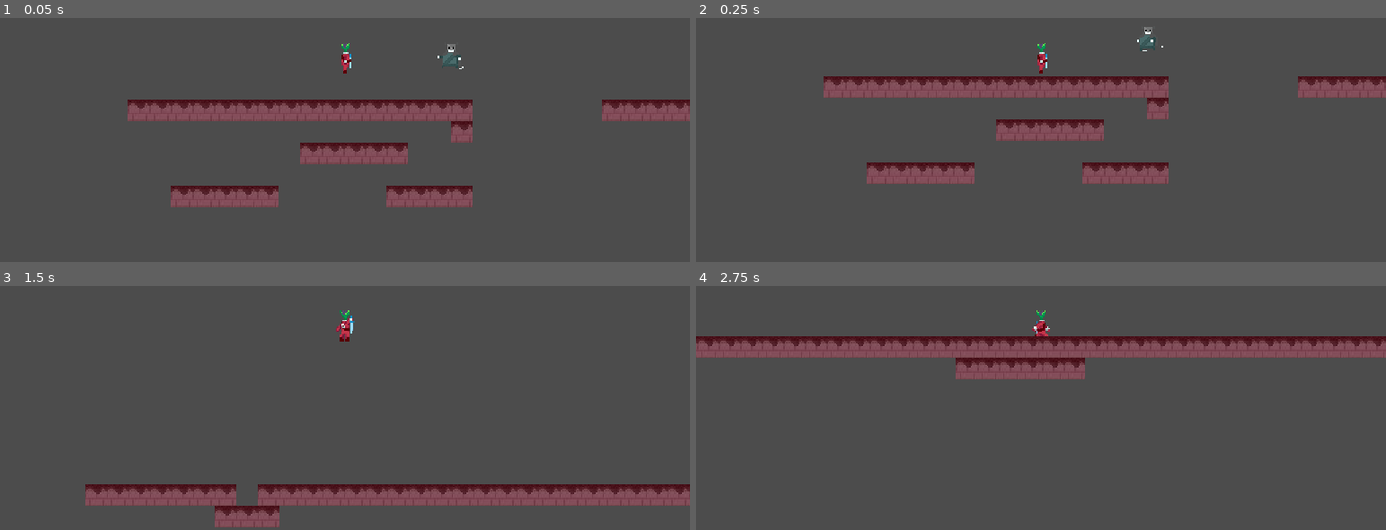
Above: before the commit, frames 1-4 (two rows, left to right).
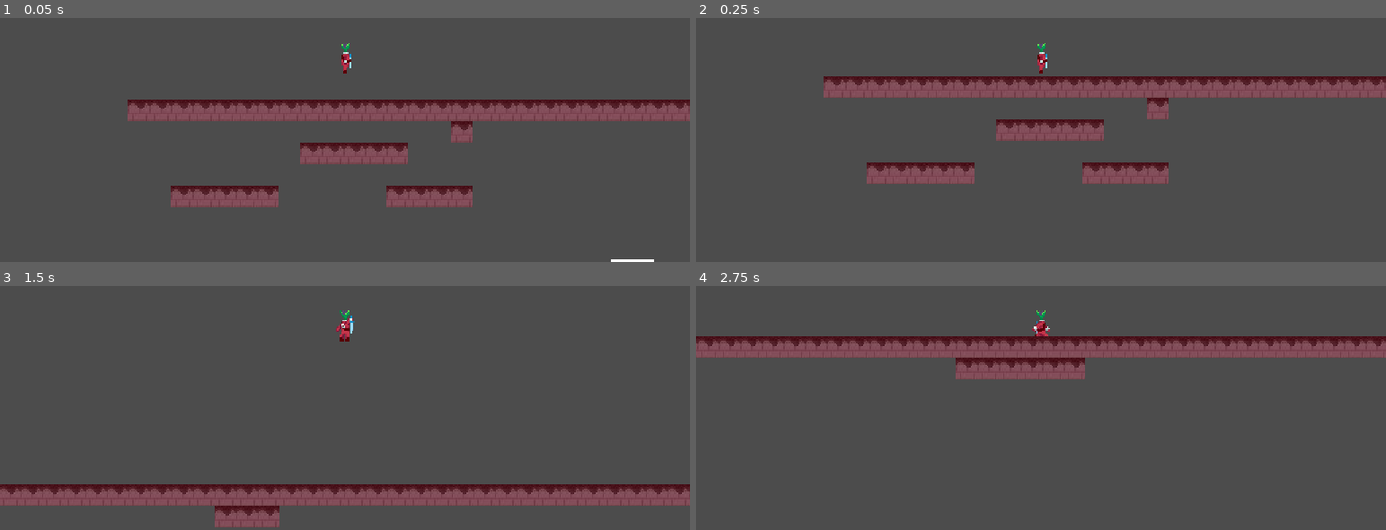
Above: after the commit, the same moments.

Repository: aayushrh/pikmin-Idea
Game: Godot game, scene res://World/Level.tscn
Same seed, same stepped clock (60 frames per second), same inputs: the game is played once before the commit and once after it.
Inputs (mouse positions are in pixels of both pictures, inside the frame that each line leads up to):
- Up to frame 1 (0.05 s): no input
- Up to frame 2 (0.25 s): no input
- Up to frame 3 (1.5 s): move the mouse to (496, 307) at 0.52 s; hold D (game_right) 0.53-1.28 s; tap Shift (dash) at 0.6 s; tap Space (jump) at 0.77 s; move the mouse to (207, 349) at 1.27 s; hold S (game_down) from 1.28 s (still down); click (207, 349) at 1.35 s
- Up to frame 4 (2.75 s): tap Space (jump) at 1.52 s; tap Shift (dash) at 1.55, 2.1 s; move the mouse to (outside the picture) at 2.02 s; release S (game_down) at 2.03 s; hold D (game_right) from 2.03 s (still down)

The runs differ from the first frame. In frame 1, 1.9% of the frame differs, in the area x 63-95%, y 10-100%; in frame 2, 1.8%; in frame 3, 1.4%; in frame 4, nothing differs.

Commit message:
Walking sprout

Diff:
--- a/Enemies/Enemy.tscn
+++ b/Enemies/Enemy.tscn
@@ -211,7 +211,7 @@
 position = Vector2( -52, -6 )
 frames = SubResource( 71 )
 animation = "idle"
-frame = 3
+frame = 2
 playing = true
 flip_h = true
 
--- /dev/null
+++ b/Enemies/Walking sprout.gd
@@ -0,0 +1,10 @@
+extends KinematicBody2D
+
+export(int) var speed = 1
+export(int) var direction = 1
+
+
+func _process(delta):
+	var input_vector = Vector2(400,13100)
+	input_vector.x *= speed * direction * delta
+	move_and_slide(input_vector)
--- /dev/null
+++ b/Enemies/Walking sprout.tscn
@@ -0,0 +1,21 @@
+[gd_scene load_steps=3 format=2]
+
+[ext_resource path="res://Enemies/Walking sprout.gd" type="Script" id=1]
+
+[sub_resource type="RectangleShape2D" id=1]
+extents = Vector2( 16, 16 )
+
+[node name="Walking sprout" type="KinematicBody2D"]
+script = ExtResource( 1 )
+
+[node name="ColorRect" type="ColorRect" parent="."]
+margin_right = 32.0
+margin_bottom = 32.0
+
+[node name="Area2D" type="Area2D" parent="."]
+collision_layer = 2
+collision_mask = 2
+
+[node name="CollisionShape2D" type="CollisionShape2D" parent="Area2D"]
+position = Vector2( 16, 16 )
+shape = SubResource( 1 )
--- a/Player.gd
+++ b/Player.gd
@@ -7,7 +7,7 @@
 export(int) var MAX_SPEED = 1000
 export(int) var DASH_SPEED = 2000
 export(float) var DASH_TIME = 1.5
-export(float) var DASH_COOLDOWN = 1
+export(float) var COYOTE_TIME = 1
 export(int) var GRAVITY = 9
 export(int) var JUMP = 350
 
@@ -65,7 +65,6 @@
 		playerState = "Dash"
 		can_dash = false
 		$DashTimer.start(DASH_TIME/100)
-		$DashCooldown.start(DASH_COOLDOWN)
 
 	if (abs(velocity.y) <= 0.1):
 		can_dash = true
@@ -106,6 +105,8 @@
 func _on_DashTimer_timeout():
 	playerState = "Move"
 
+func _on_CoyoteTime_timeout():
+	pass
 
 func _on_SwordTimer_timeout():
 	playerState = "Move"
--- a/Player/Player.tscn
+++ b/Player/Player.tscn
@@ -516,7 +516,7 @@
 rotation = 1.62567
 shape = SubResource( 23 )
 
-[node name="DashCooldown" type="Timer" parent="."]
+[node name="CoyoteTime" type="Timer" parent="."]
 one_shot = true
 
 [node name="Pivot" type="Position2D" parent="."]
@@ -533,5 +533,5 @@
 
 [connection signal="timeout" from="DashTimer" to="." method="_on_DashTimer_timeout"]
 [connection signal="animation_finished" from="AnimationPlayer" to="." method="_on_AnimationPlayer_animation_finished"]
-[connection signal="timeout" from="DashCooldown" to="." method="_on_DashCooldown_timeout"]
+[connection signal="timeout" from="CoyoteTime" to="." method="_on_DashCooldown_timeout"]
 [connection signal="timeout" from="SwordTimer" to="." method="_on_SwordTimer_timeout"]
--- a/World/Level.tscn
+++ b/World/Level.tscn
@@ -3,7 +3,7 @@
 [ext_resource path="res://Player/Player.tscn" type="PackedScene" id=1]
 [ext_resource path="res://World/TileSet.tres" type="TileSet" id=2]
 [ext_resource path="res://World/Camera2D.gd" type="Script" id=3]
-[ext_resource path="res://Enemies/Enemy.tscn" type="PackedScene" id=4]
+[ext_resource path="res://Enemies/Walking sprout.tscn" type="PackedScene" id=4]
 
 [node name="Node2D" type="Node2D"]
 
@@ -13,7 +13,6 @@
 MAX_SPEED = 100
 DASH_SPEED = 2100
 DASH_TIME = 10.0
-DASH_COOLDOWN = 0.45
 
 [node name="RemoteTransform2D" type="RemoteTransform2D" parent="Player"]
 position = Vector2( 1, 2 )
@@ -23,7 +22,7 @@
 tile_set = ExtResource( 2 )
 cell_size = Vector2( 16, 16 )
 format = 1
-tile_data = PoolIntArray( 262144, 3, 0, 262145, 3, 0, 262146 …(155 unchanged characters)…  3, 0, 262158, 3, 0, 262159, 3, 0, 262166, 3, 0, 262167, 3, 0, 262168, 3, 0, 262169, 3, 0, 262170, 3, 0, 262171, 3, 0, 262172, 3, 0, 262174, 3, 0, 262175, 3, 0, 2621 …(1592 unchanged characters)…
+tile_data = PoolIntArray( 262144, 3, 0, 262145, 3, 0, 262146 …(155 unchanged characters)…  3, 0, 262158, 3, 0, 262159, 3, 0, 262160, 3, 0, 262161, 3, 0, 262162, 3, 0, 262163, 3, 0, 262164, 3, 0, 262165, 3, 0, 262166, 3, 0, 262167, 3, 0, 262168, 3, 0, 262169, 3, 0, 262170, 3, 0, 262171, 3, 0, 262172, 3, 0, 262173, 3, 0, 262174, 3, 0, 262175, 3, 0, 2621 …(1592 unchanged characters)…
 
 [node name="Walls" type="TileMap" parent="."]
 tile_set = ExtResource( 2 )
@@ -37,6 +36,7 @@
 zoom = Vector2( 2, 2 )
 script = ExtResource( 3 )
 
-[node name="Enemy" parent="." instance=ExtResource( 4 )]
-position = Vector2( 240, 32 )
-FRICTION = 0.1
+[node name="Walking sprout" parent="." instance=ExtResource( 4 )]
+position = Vector2( 360, -472 )
+speed = 5
+direction = -1
--- a/World/Node2D.tscn
+++ b/World/Node2D.tscn
@@ -27,7 +27,6 @@
 MAX_SPEED = 100
 DASH_SPEED = 2100
 DASH_TIME = 10.0
-DASH_COOLDOWN = 0.45
 
 [node name="RemoteTransform2D" type="RemoteTransform2D" parent="Player"]
 position = Vector2( 1, 2 )
--- a/World/World.tscn
+++ b/World/World.tscn
@@ -29,7 +29,6 @@
 MAX_SPEED = 100
 DASH_SPEED = 700
 DASH_TIME = 10.0
-DASH_COOLDOWN = 0.45
 
 [node name="RemoteTransform2D" type="RemoteTransform2D" parent="Player"]
 remote_path = NodePath("../../Camera2D")
